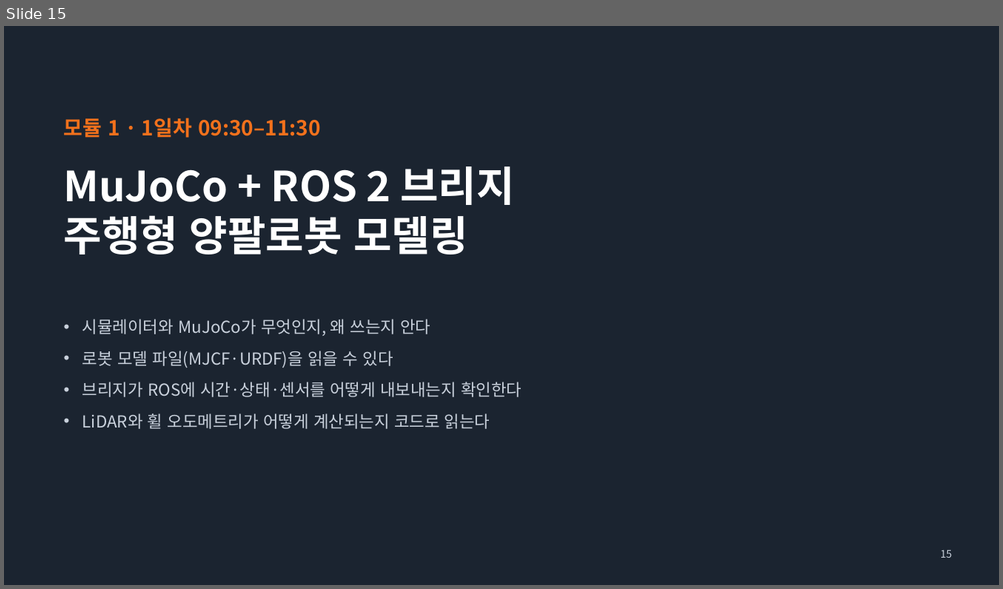
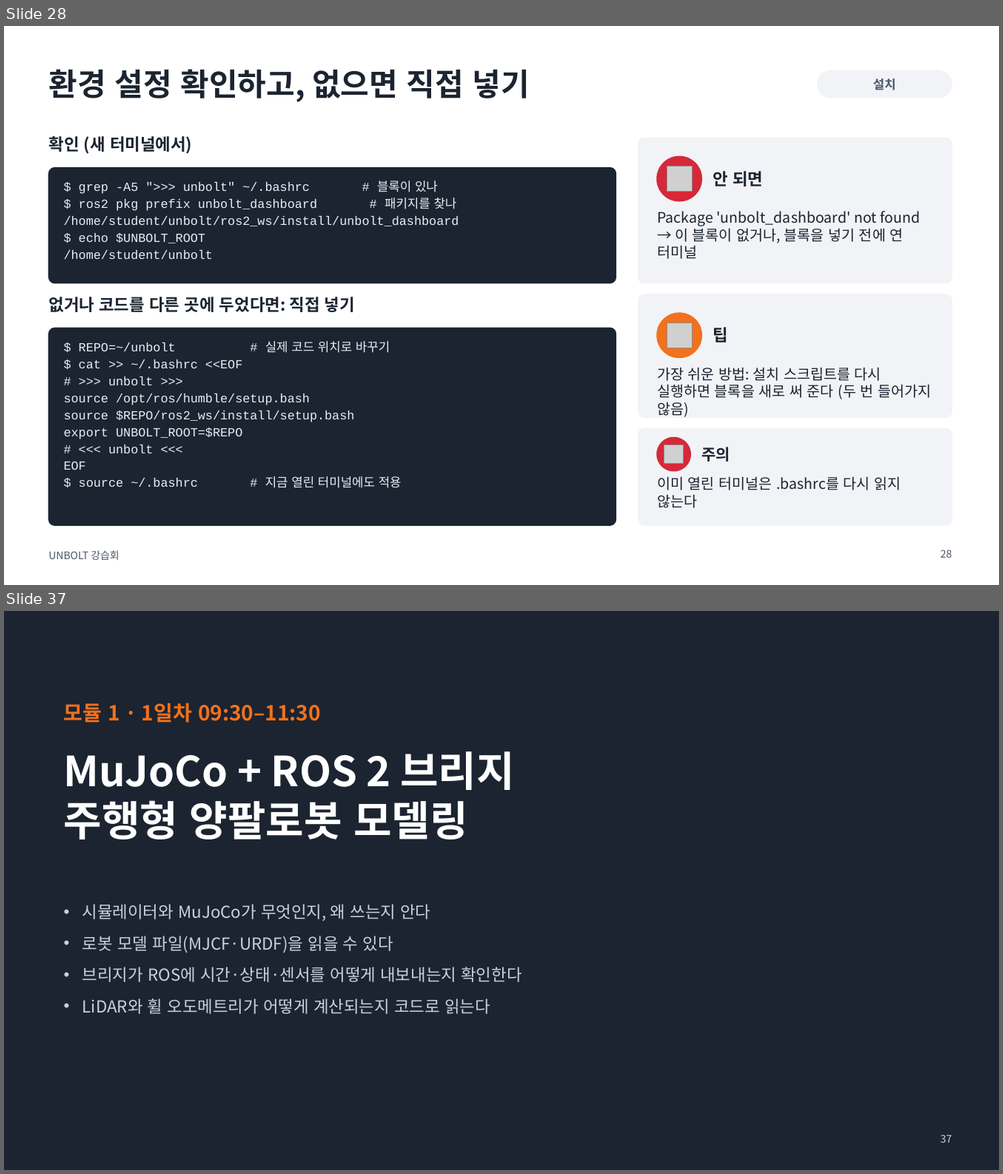
Before and after one commit to sejiny3/AIRLAB, a slide deck: workshop/slides/UNBOLT_workshop.pptx. Shown one above the other, each under a label of ours: slide 15 before the commit, slides 28 and 37 after it; the slides between them are not shown. The pictures are 1003x589 and 1003x1174 pixels, drawn with LibreOffice and Linux fonts; fonts in the diff are those of the drawing; grey boxes stand for pictures. Boxes give left, top, right and bottom in pixels: in the first picture for what was removed or moved away, otherwise in the second. Text is boxed around its words. In the diff, an @@ line names an element or a change of style, - is before the commit and + after.

```diff
--- a/workshop/slides/UNBOLT_workshop.pptx
+++ b/workshop/slides/UNBOLT_workshop.pptx
@@ slide 28 added at box(4, 26, 999, 585), background #FFFFFF @@
@@ title added at box(48, 69, 529, 102), 30 pt, text #1B2430, bold @@
+환경 설정 확인하고, 없으면 직접 넣기
@@ rounded rectangle added at box(817, 70, 951, 98), fill #F1F3F6, outline #F1F3F6 1 pt @@
@@ text added at box(873, 79, 896, 90), 12 pt, text #4A5668, bold @@
+설치
@@ text added at box(49, 136, 192, 154), 16 pt, text #1B2430, bold @@
+확인 (새 터미널에서)
@@ rounded rectangle added at box(638, 138, 951, 284), fill #F1F3F6, outline #F1F3F6 1 pt @@
@@ ellipse added at box(657, 156, 702, 201), fill #D62839, outline #D62839 1 pt @@
@@ rounded rectangle added at box(48, 168, 616, 284), fill #1B2430, outline #1B2430 1 pt @@
@@ text added at box(64, 181, 459, 259), 12 pt, text #E8EEF4 @@
+$ grep -A5 ">>> unbolt" ~/.bashrc # 블록이 있나
+$ ros2 pkg prefix unbolt_dashboard # 패키지를 찾나
+/home/student/unbolt/ros2_ws/install/unbolt_dashboard
+$ echo $UNBOLT_ROOT
+/home/student/unbolt
@@ picture added at box(666, 167, 692, 192) @@
@@ text added at box(713, 171, 762, 187), 16 pt, text #1B2430, bold @@
+안 되면
@@ text added at box(657, 211, 920, 259), 14 pt, text #1B2430 @@
+Package 'unbolt_dashboard' not found → 이 블록이 없거나, 블록을 넣기 전에 연 터미널
@@ text added at box(49, 297, 355, 312), 16 pt, text #1B2430, bold @@
+없거나 코드를 다른 곳에 두었다면: 직접 넣기
@@ rounded rectangle added at box(638, 295, 951, 417), fill #F1F3F6, outline #F1F3F6 1 pt @@
@@ ellipse added at box(657, 313, 702, 358), fill #F2711C, outline #F2711C 1 pt @@
@@ rounded rectangle added at box(48, 328, 616, 526), fill #1B2430, outline #1B2430 1 pt @@
@@ picture added at box(666, 323, 692, 349) @@
@@ text added at box(713, 327, 728, 343), 16 pt, text #1B2430, bold @@
+팁
@@ text added at box(64, 341, 401, 488), 12 pt, text #E8EEF4 @@
+$ REPO=~/unbolt # 실제 코드 위치로 바꾸기
+$ cat >> ~/.bashrc <<EOF
+# >>> unbolt >>>
+source /opt/ros/humble/setup.bash
+source $REPO/ros2_ws/install/setup.bash
+export UNBOLT_ROOT=$REPO
+# <<< unbolt <<<
+EOF
+$ source ~/.bashrc # 지금 열린 터미널에도 적용
@@ text added at box(657, 367, 930, 417), 14 pt, text #1B2430 @@
+가장 쉬운 방법: 설치 스크립트를 다시 실행하면 블록을 새로 써 준다 (두 번 들어가지 않음)
@@ rounded rectangle added at box(638, 429, 951, 526), fill #F1F3F6, outline #F1F3F6 1 pt @@
@@ ellipse added at box(657, 438, 691, 471), fill #D62839, outline #D62839 1 pt @@
@@ picture added at box(664, 446, 683, 464) @@
@@ text added at box(702, 447, 731, 462), 15 pt, text #1B2430, bold @@
+주의
@@ text added at box(657, 477, 900, 508), 14 pt, text #1B2430 @@
+이미 열린 터미널은 .bashrc를 다시 읽지 않는다
@@ text added at box(48, 551, 119, 560), 10 pt, text #4A5668 @@
+UNBOLT 강습회
@@ page number added at box(940, 550, 952, 558), 10 pt, text #4A5668 @@
+28
@@ what was slide 15 is now slide 37 @@
@@ page number at box(940, 1135, 952, 1143): text changed @@
-15
+37
```
Also in this commit, not shown: 2 slides changed, 21 other slides added, 9 other files.
